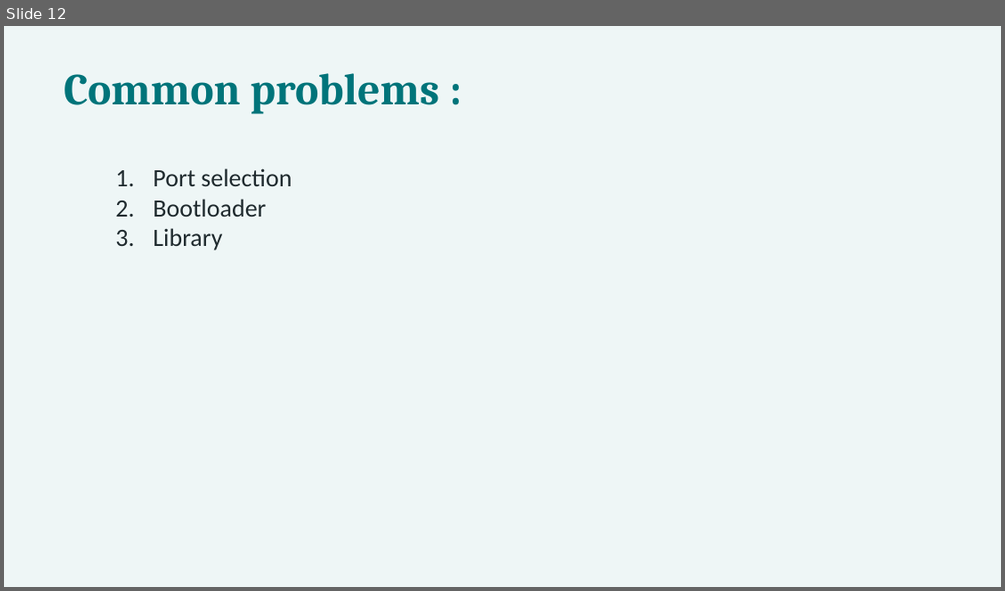
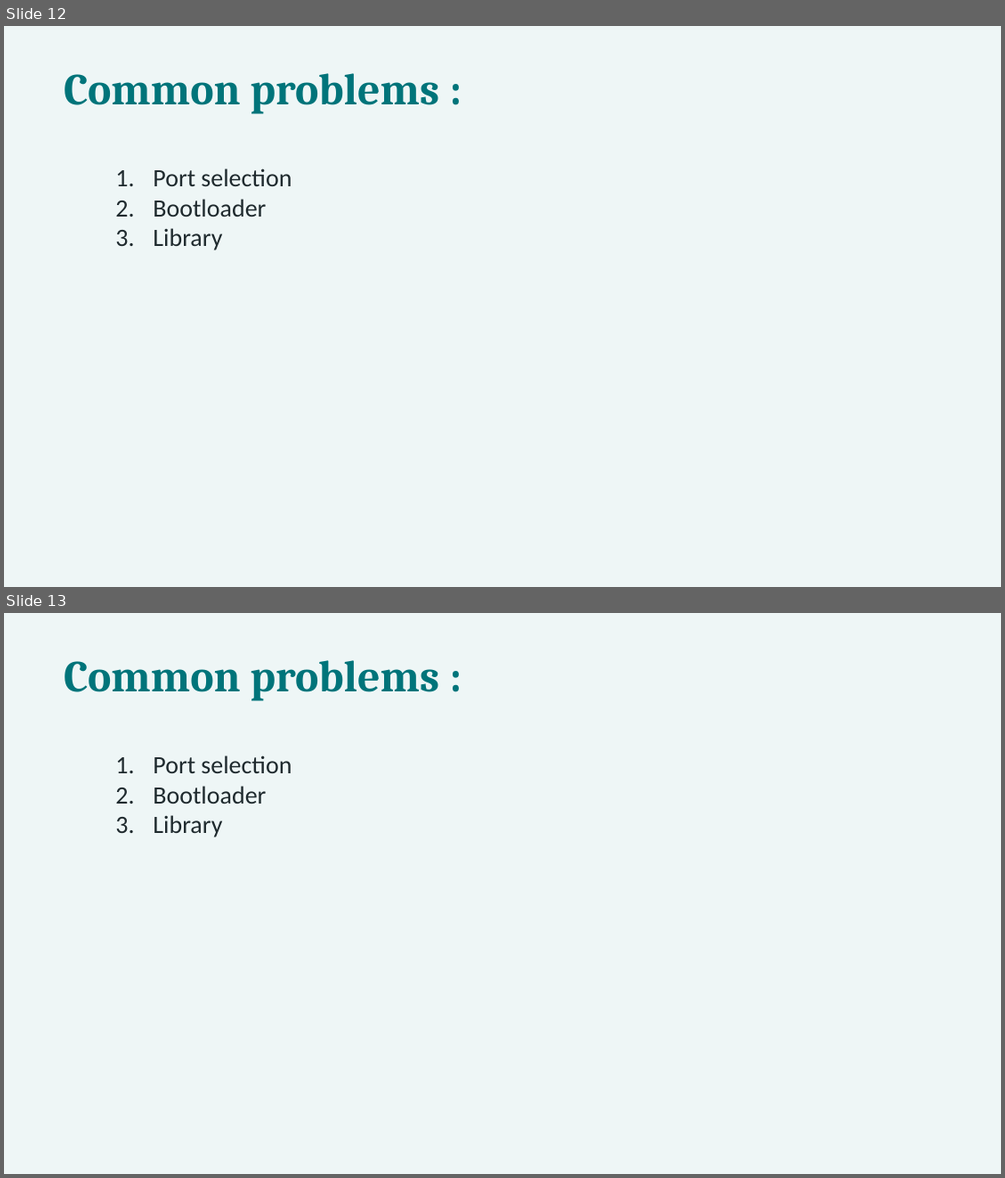
Before and after one commit to pbarooah/workshop_autonomous_systems, a slide deck: ForTAs/Session1/Arduino_Essentials.pptx. Shown one above the other, each under a label of ours: slide 12 before the commit, slides 12 and 13 after it. The pictures are 1005x591 and 1005x1178 pixels, drawn with LibreOffice and Linux fonts; fonts in the diff are those of the drawing. Boxes give left, top, right and bottom in pixels: in the first picture for what was removed or moved away, otherwise in the second. Text is boxed around its words. In the diff, an @@ line names an element or a change of style, - is before the commit and + after.

```diff
--- a/ForTAs/Session1/Arduino_Essentials.pptx
+++ b/ForTAs/Session1/Arduino_Essentials.pptx
@@ slide 13 added at (4,613,1001,1174), background #EEF6F6 @@
@@ title added at (64,660,440,701), 32 pt, text #00747A, bold @@
+Common problems :
@@ text added at (153,755,291,837), 18 pt, text #1F2A2E @@
+1. Port selection
+2. Bootloader
+3. Library
```
